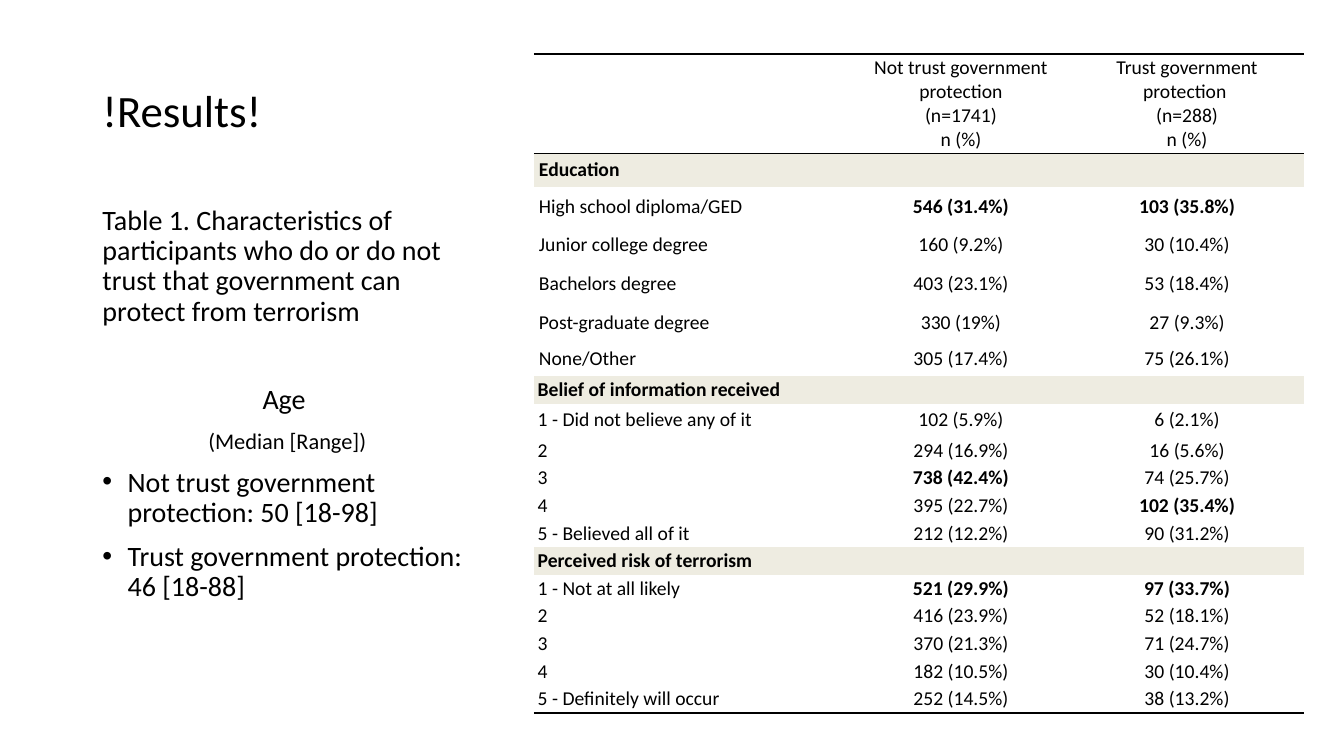
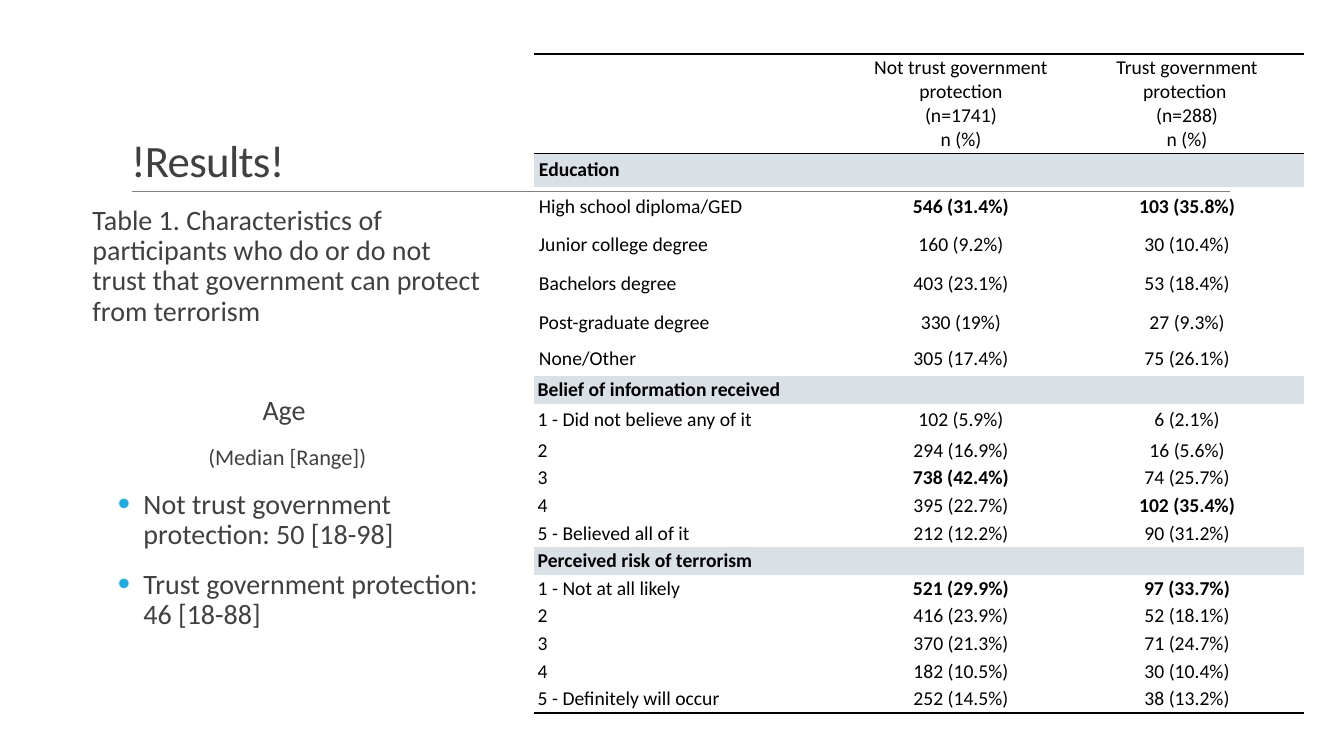
Before and after one commit to ska247/ADA-Final-Project, a slide deck: slide 13 of ADA Presentation (1).pptx. Drawn at 1344x756 pixels with LibreOffice and Linux fonts; fonts in the diff are those of the drawing; background and template pictures are left out. Boxes give left, top, right and bottom in pixels: in the first picture for what was removed or moved away, otherwise in the second. Text is boxed around its words. In the diff, an @@ line names an element or a change of style, - is before the commit and + after.

```diff
--- a/ADA Presentation (1).pptx
+++ b/ADA Presentation (1).pptx
@@ title "!Results!" moved from (x1=102, y1=96, x2=261, y2=128) to (x1=131, y1=146, x2=284, y2=178) @@
@@ title "!Results!" at (x1=131, y1=146, x2=284, y2=178): text colour #000000 to #404040, letter spacing 0 to -0.5 pt; line spacing 0.9 to 0.85; vertical alignment middle to bottom @@
@@ table at (x1=534, y1=54, x2=1305, y2=712) @@
@@ fill #EEECE1 to #D9E0E6 in 9 cells @@
@@ text "Table 1. Characteristics of participants ..." at (x1=92, y1=210, x2=480, y2=628): text colour #000000 to #404040; more space between paragraphs; indent changed @@
@@ line added from (132, 192) to (1231, 192), #808080 0.5 pt @@
```
Also in this commit, not shown: 13 other slides changed.
